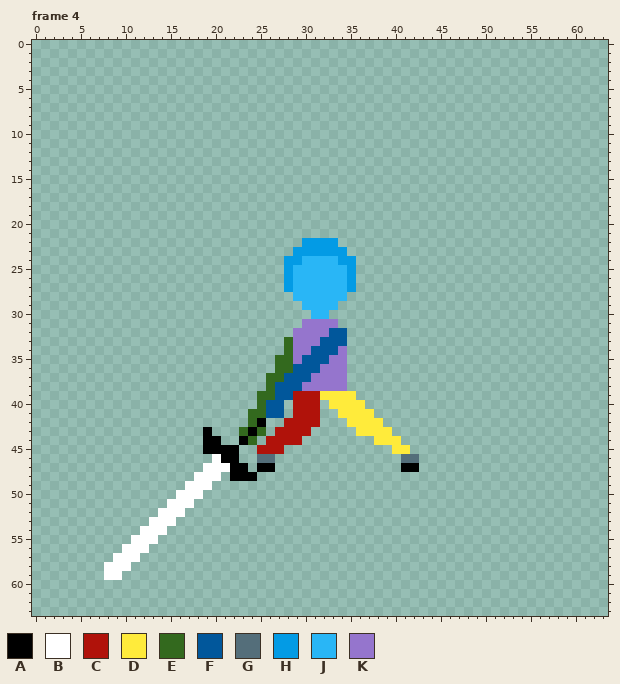
One commit to this pixel-art file: TinyRPG/Assets/Art/Player/32x32 Player/Player_Sword_Attack_Right.aseprite. Above is the file before it was changed.
64x64 pixels, 8 frames. Shown: frame 4. The commit also changed other frames, which this record leaves out.
Visible layers, top first: "F Right Arm (Green)", "F Left Arm (Blue)", "F Sword", "Head", "Chest", "Right Arm (Green)", "Left Arm (Blue)", "Left Leg (Yellow)", "Right Leg (Red)", "Sword".
Palette (. is transparent): A #000000  B #ffffff  C #b0120a  D #ffeb3b  E #33691e  F #01579b  G #546e7a  H #039be5  J #29b6f6  K #9575cd
Pixels before, frame 4 (only the part around the change), first column x 0:
10 ..........................................
11 ..........................................
12 ..........................................
13 ..........................................
14 ..........................................
15 ..........................................
16 ..........................................
17 ..........................................
18 ..........................................
19 ..........................................
20 ..........................................
21 ..........................................
22 ..............................HHHH........
23 .............................HHHHHH.......
24 ............................HHJJJJHH......
25 ............................HJJJJJJH......
26 ............................HJJJJJJH......
27 ............................HJJJJJJH......
28 .............................JJJJJJ.......
29 ..............................JJJJ........
30 ...............................JJ.........
31 ..............................KKKK........
32 .............................KKKKFF.......
33 ............................EKKKFFF.......
34 ............................EKKFFFK.......
35 ...........................EEKFFFKK.......
36 ...........................EEFFFKKK.......
37 ..........................EEFFFKKKK.......
38 ..........................EFFFKKKKK.......
39 .........................EEFFCCCDDDD......
40 .........................EFF.CCC.DDDD.....
41 ........................EEFF.CCC..DDDD....
42 ........................EA..CCCC...DDDD...
43 ...................A...EAE.CCCC.....DDDD..
44 ...................AA..AE.CCCC........DDD.
45 ...................AAAA..CCC............DD
46 ....................BAA..GG..............G
47 ...................BBBAA.AA..............A
48 ..................BBB.AAA.................
49 .................BBB......................
50 ................BBB.......................
51 ...............BBB........................
52 ..............BBB.........................
53 .............BBB..........................
54 ............BBB...........................
55 ...........BBB............................
56 ..........BBB.............................
57 .........BBB..............................
58 ........BBB...............................
59 ........BB................................
60 ..........................................
61 ..........................................
62 ..........................................
New version:
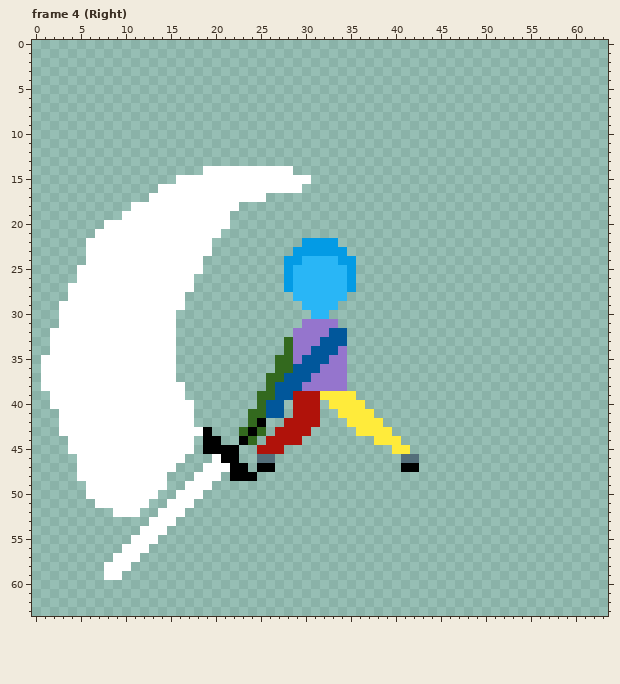
Changes in this commit:
layer "FX" now shown
Frame 4 (Right), layer "FX":
There is now colour B in row 14 at x 19 to 28; in row 15 at x 16 to 30; in row 16 at x 14 to 29; in row 17 at x 13 to 25; in row 18 at x 11 to 22; in row 19 at x 10 to 21.
There is now colour B in row 20 at x 8 to 21; in row 21 at x 7 to 20; in rows 22 to 23 at x 6 to 19; in row 24 at x 6 to 18; in row 25 at x 5 to 18; in row 26 at x 5 to 17.
There is now colour B in row 27 at x 4 to 17; in row 28 at x 4 to 16; in row 29 at x 3 to 16; in rows 30 to 31 at x 3 to 15; in rows 32 to 34 at x 2 to 15; in rows 35 to 37 at x 1 to 15.
There is now colour B in row 38 at x 1 to 16; in row 39 at x 2 to 16; in row 40 at x 2 to 17; in rows 41 to 42 at x 3 to 17; in row 43 at x 3 to 18; in rows 44 to 45 at x 4 to 17.
There is now colour B in row 46 at x 5 to 16; in row 47 at x 5 to 15; in row 48 at x 5 to 14; in row 49 at x 6 to 14; in row 50 at x 6 to 13; in row 51 at x 7 to 12.
There is now colour B in row 52 at x 9 to 11.
